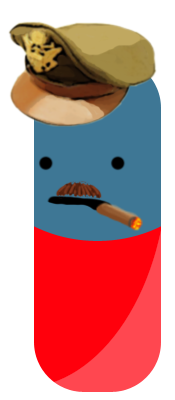
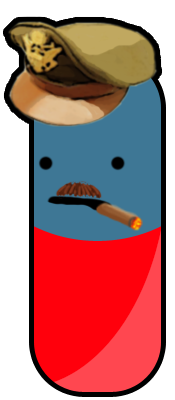
Layers edited between the first and the second w=175, h=400 image:
added layer "moustache copy" above "moustache" over [7, 21, 161, 392]
hid "i1383942-WWII-US-PILOTS-CRUSHER-CAP-Militaria" over [7, 21, 158, 127]
hid "Shape 3" over [4, 16, 166, 397]
hid "Shape 2" over [2, 16, 166, 241]
hid "Shape 1" over [34, 58, 161, 392]
